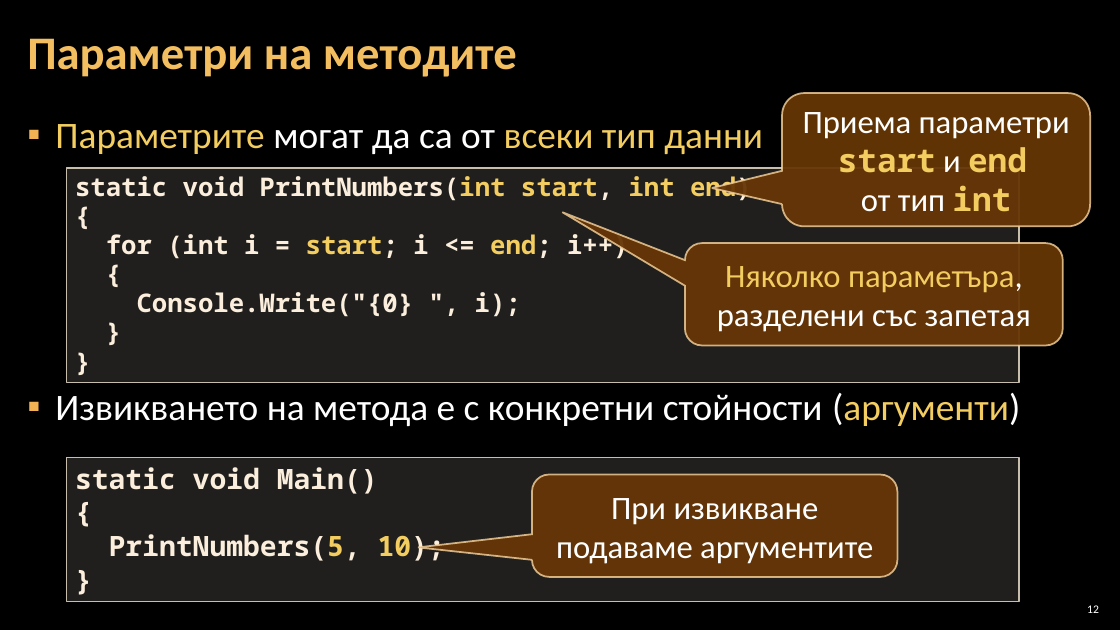
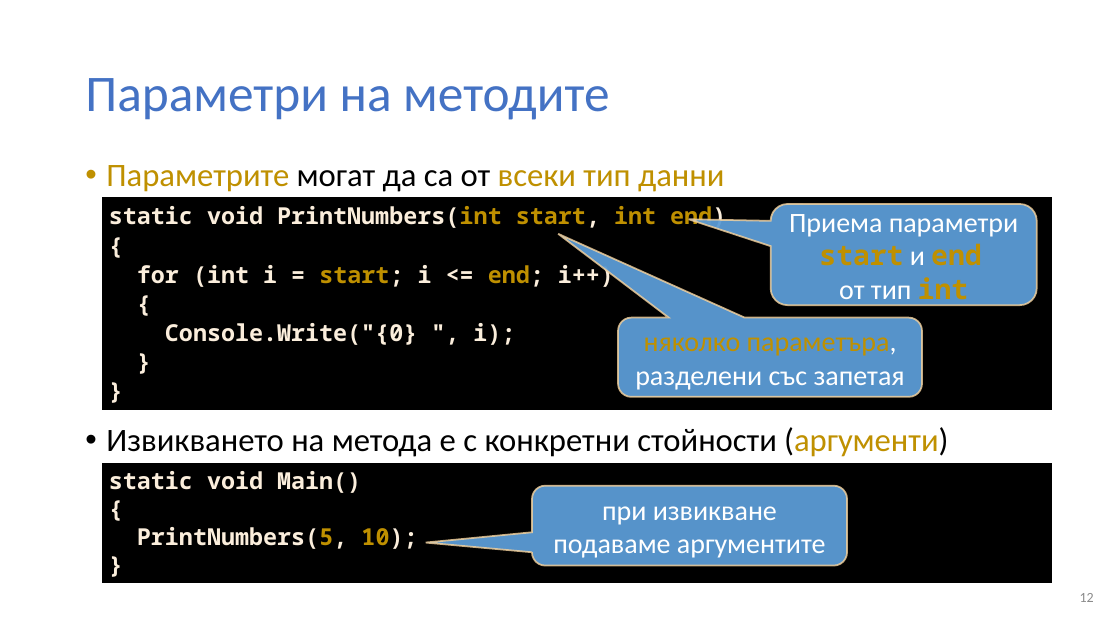
Before and after one commit to BG-IT-Edu/Free-Content, a slide deck: slide 12 of dmanolov/Информатика 11 клас, ПП (C#)/М0.Въведение в програмирането/06.Методи/06.1.Деклариране-и-извикване-на-методи.pptx. Drawn at 1120x630 pixels with LibreOffice and Linux fonts; fonts in the diff are those of the drawing; background and template pictures are left out. Boxes give left, top, right and bottom in pixels: in the first picture for what was removed or moved away, otherwise in the second. Text is boxed around its words. In the diff, an @@ line names an element or a change of style, - is before the commit and + after.

Commit message:
добавени материалите за методи

```diff
--- a/dmanolov/Информатика 11 клас, ПП (C#)/М0.Въведение в програмирането/06.Методи/06.1.Деклариране-и-извикване-на-методи.pptx
+++ b/dmanolov/Информатика 11 клас, ПП (C#)/М0.Въведение в програмирането/06.Методи/06.1.Деклариране-и-извикване-на-методи.pptx
@@ background picture (left out) to #FFFFFF @@
@@ title "Параметри на методите": place and size @@
-title "Параметри на методите" at (27,38,517,77)
+title "Параметри на методите" at (85,78,609,120)
@@ title "Параметри на методите" at (85,78,609,120): size 40 to 44 pt, text colour #F3BE60 to #4472C4, bold off @@
@@ text "Параметрите могат да са от ...": place and size @@
-text "Параметрите могат да са от ..." at (55,124,1020,426)
+text "Параметрите могат да са от ..." at (106,165,948,457)
@@ text "Параметрите могат да са от ..." at (106,165,948,457): size 32 to 28 pt; text colour #F3CD60 to #BF9000 in "Параметрите всеки тип данни", "(аргументи)"; text colour #FFFFFF to #000000 in "могат да са от", "Извикването на метода е с конкретни стойности ..."; bullet ▪ to •; line spacing 1.05 to 0.9; less space between paragraphs @@
@@ rectangle "static void PrintNumbers(int start, int ...": place and size @@
-rectangle "static void PrintNumbers(int start, int ..." at (66,168,1018,383)
+rectangle "static void PrintNumbers(int start, int ..." at (101,197,1053,412)
@@ rectangle "static void PrintNumbers(int start, int ..." at (101,197,1053,412): size 22 to 20 pt; text colour #F3CD60 to #BF9000 in "PrintNumbers(int start, int end)", "start; end;"; fill #D9D5C7 at 15% opacity to #000000; outline #C7BFAC 1 pt to #FFFFFF 1.5 pt @@
@@ rounded speech box "Приема параметри": place and size @@
-rounded speech box "Приема параметри" at (782,93,1091,227)
+rounded speech box "Приема параметри" at (770,204,1037,305)
@@ rounded speech box "Приема параметри" at (770,204,1037,305): size 28 to 24 pt; text colour #F3CD60 to #BF9000 in "start end int"; fill #663606 at 95% opacity to #5B9BD5 at 95% opacity; proportions changed @@
@@ rounded speech box "няколко параметъра, разделени със запетая" at (618,318,923,397): fill #663606 at 95% opacity to #5B9BD5 at 95% opacity; proportions changed @@
@@ rounded speech box "няколко параметъра, разделени със запетая": place and size @@
-rounded speech box "няколко параметъра, разделени със запетая" at (685,243,1063,345)
+rounded speech box "няколко параметъра, разделени със запетая" at (618,318,923,397)
@@ text in rounded speech box at (635,337,905,390): text changed; size 28 to 24 pt @@
-Няколко параметъра, разделени със запетая
+няколко параметъра, разделени със запетая
@@ rectangle "static void Main()": place and size @@
-rectangle "static void Main()" at (66,457,1018,602)
+rectangle "static void Main()" at (101,462,1053,584)
@@ rectangle "static void Main()" at (101,462,1053,584): size 24 to 20 pt; text colour #F3CD60 to #BF9000 in "PrintNumbers(5, 10);"; fill #D9D5C7 at 15% opacity to #000000; outline #C7BFAC 1 pt to #FFFFFF 1.5 pt @@
@@ rounded speech box "при извикване подаваме аргументите": place and size @@
-rounded speech box "при извикване подаваме аргументите" at (532,475,897,577)
+rounded speech box "при извикване подаваме аргументите" at (532,486,847,565)
@@ rounded speech box "при извикване подаваме аргументите" at (532,486,847,565): fill #663606 at 95% opacity to #5B9BD5 at 95% opacity; proportions changed @@
@@ text in rounded speech box at (553,506,826,558): text changed; size 28 to 24 pt @@
-При извикване подаваме аргументите
+при извикване подаваме аргументите
@@ page number: place and size @@
-page number at (1087,605,1099,613)
+page number at (1080,593,1094,602)
@@ page number at (1080,593,1094,602): size 10 to 12 pt, text colour #FFFFFF to #8C8C8C @@
```
Also in this commit, not shown: 22 other slides changed, 6 other files.
